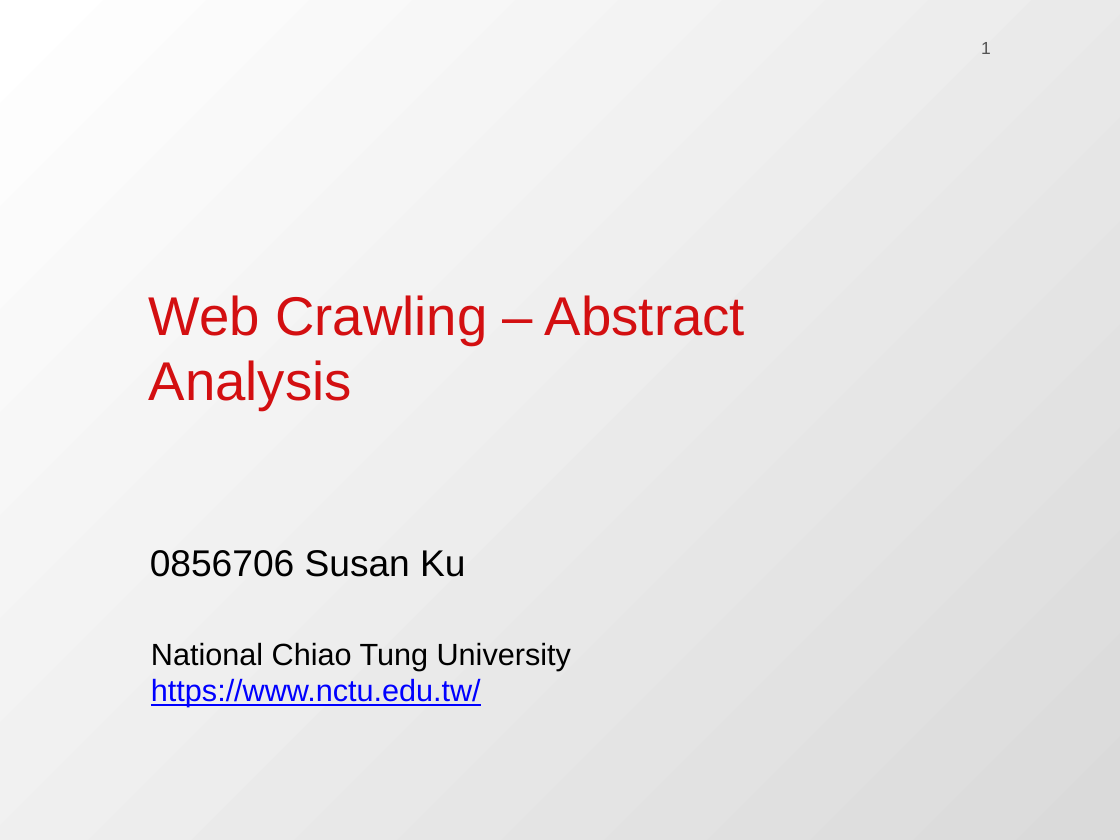
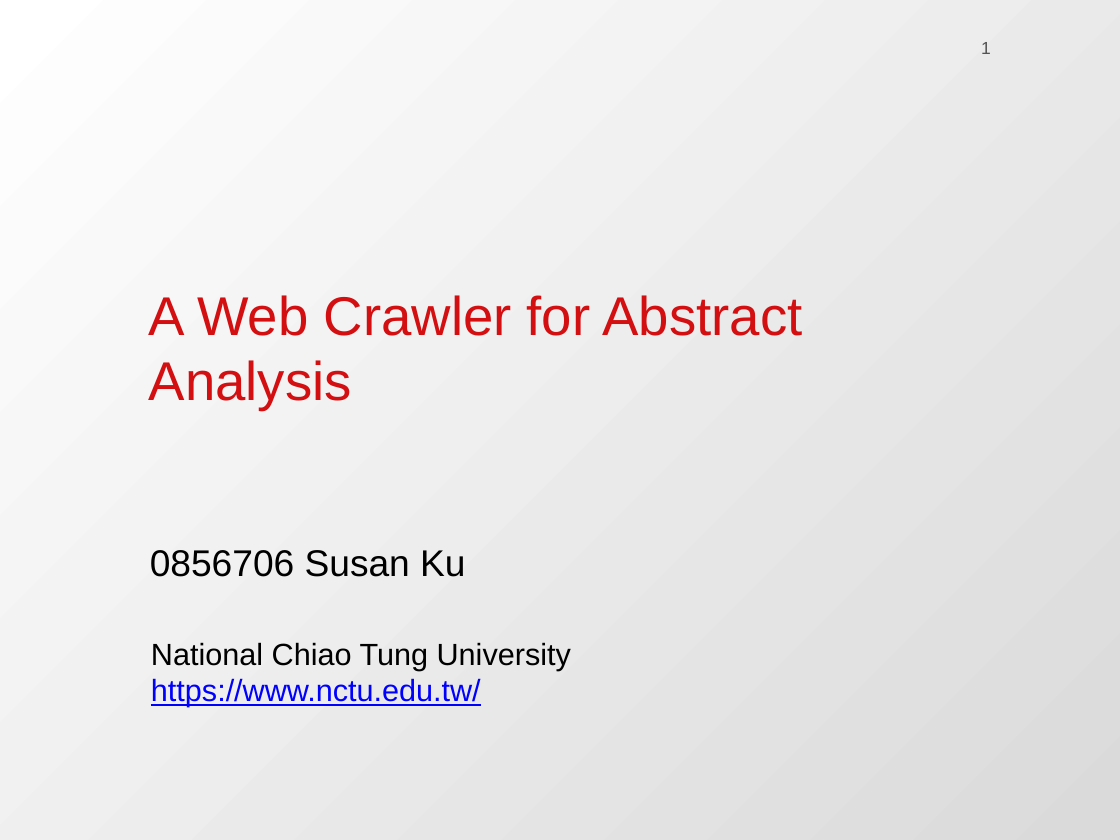
Before and after one commit to QuantLet/SDA_2020_NCTU, a slide deck: slide 1 of Susan/HW3_WebCrawling_AbstractAnalysis/2020 SDA I NCTU_0856706_HW3_Task2.pptx. Drawn at 1120x840 pixels with LibreOffice and Linux fonts; fonts in the diff are those of the drawing; background and template pictures are left out. Boxes give left, top, right and bottom in pixels: in the first picture for what was removed or moved away, otherwise in the second. Text is boxed around its words. In the diff, an @@ line names an element or a change of style, - is before the commit and + after.

```diff
--- a/Susan/HW3_WebCrawling_AbstractAnalysis/2020 SDA I NCTU_0856706_HW3_Task2.pptx
+++ b/Susan/HW3_WebCrawling_AbstractAnalysis/2020 SDA I NCTU_0856706_HW3_Task2.pptx
@@ text at <box>149,295,803,410</box>: text changed @@
-Web Crawling – Abstract Analysis
+A Web Crawler for Abstract Analysis
```
Also in this commit, not shown: 2 other slides changed.
